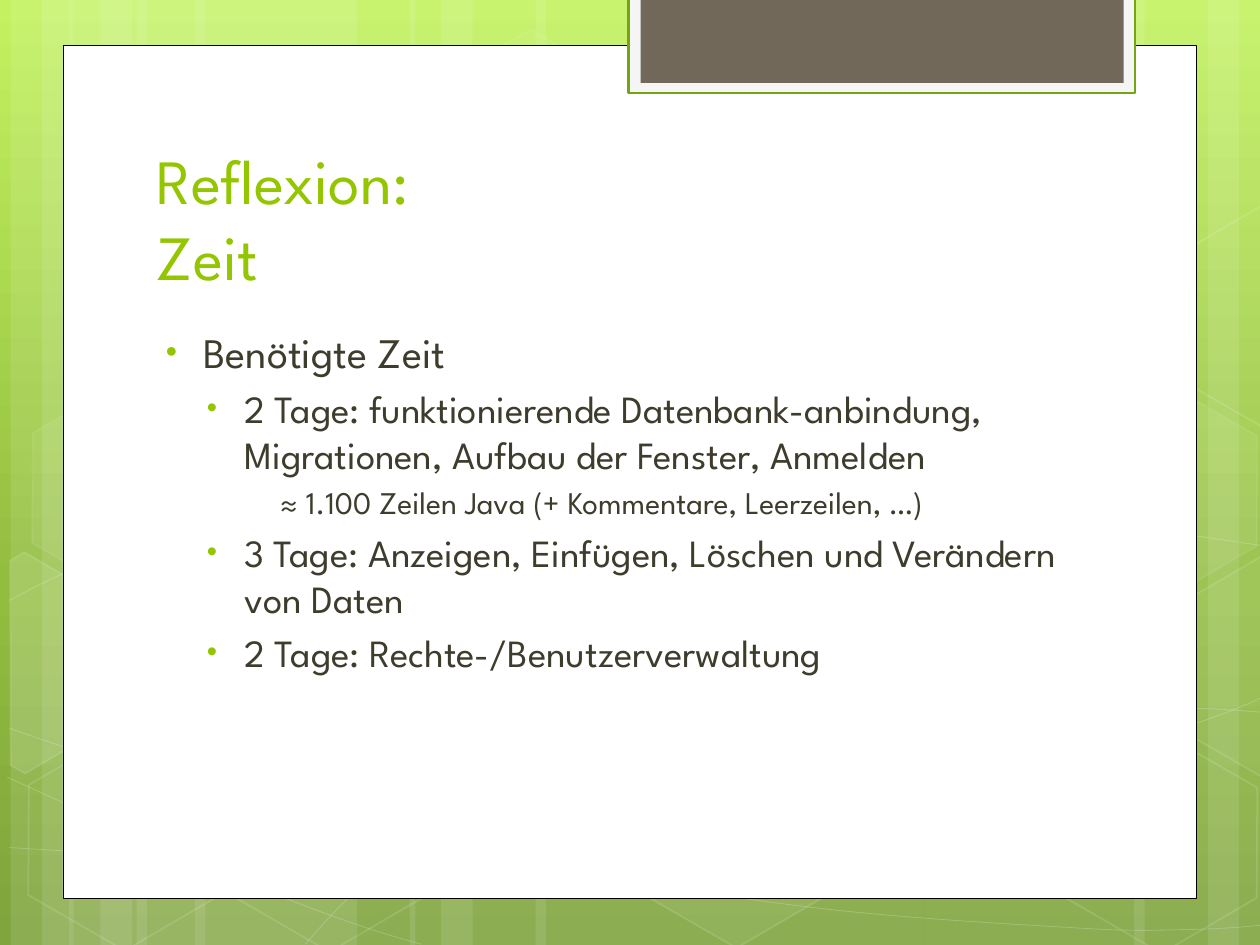
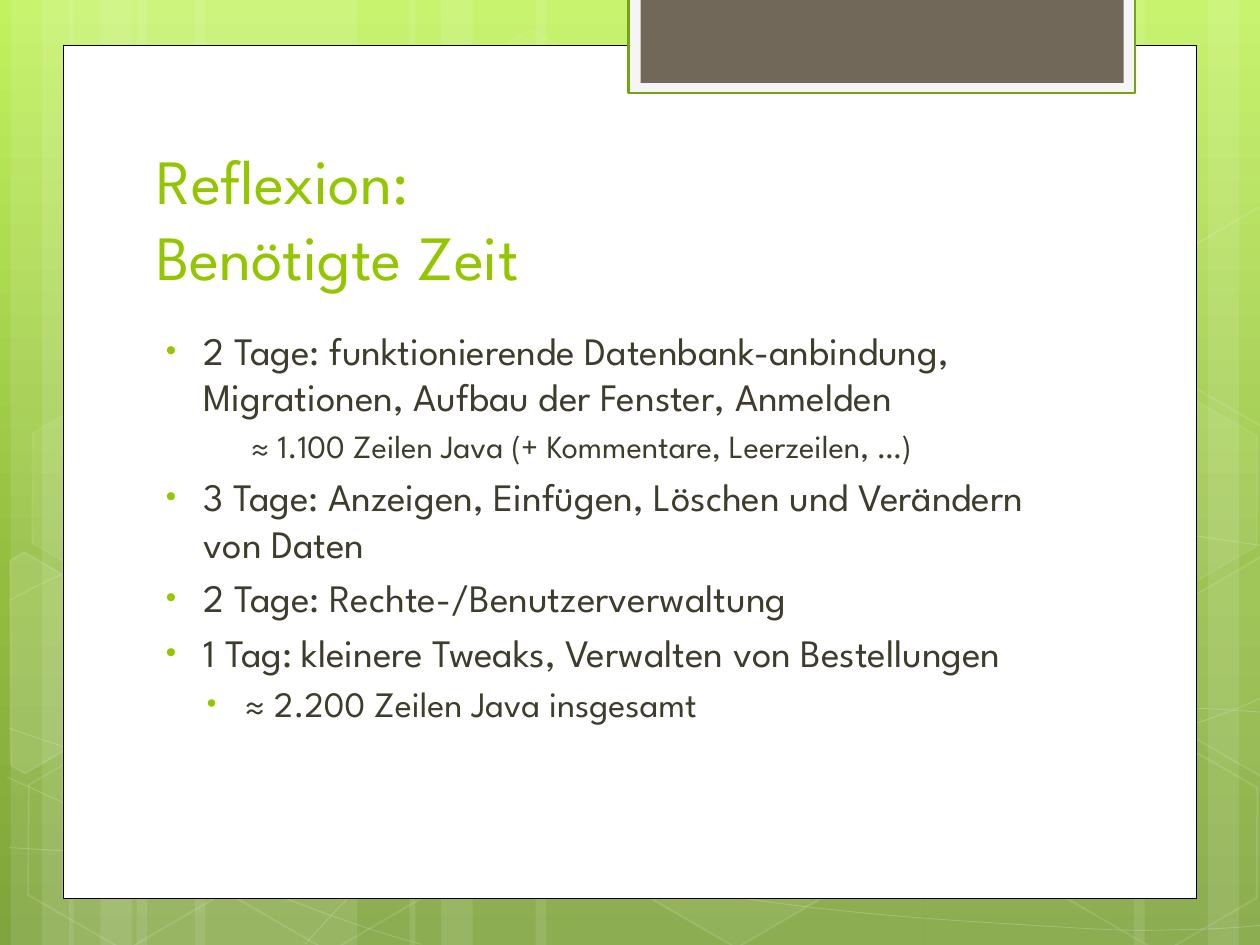
Before and after one commit to mabako/whz-db-ss12, a slide deck: slide 21 of Praesentation Datenbanken II.pptx (slide 20 before the commit). Drawn at 1260x945 pixels with LibreOffice and Linux fonts; fonts in the diff are those of the drawing. Boxes give left, top, right and bottom in pixels: in the first picture for what was removed or moved away, otherwise in the second. Text is boxed around its words. In the diff, an @@ line names an element or a change of style, - is before the commit and + after.

Commit message:
Präsentation

```diff
--- a/Praesentation Datenbanken II.pptx
+++ b/Praesentation Datenbanken II.pptx
@@ title at (x1=156, y1=160, x2=518, y2=294): text changed @@
-Reflexion:
-Zeit
+Reflexion:
+Benötigte Zeit
@@ text at (x1=204, y1=340, x2=446, y2=378): paragraph removed @@
-• Benötigte Zeit
@@ text at (x1=204, y1=338, x2=1024, y2=621): size 22 to 22.2 pt in "2 Tage: funktionierende Datenbank-anbindung, Migrationen, Au ...", "3 Tage: Anzeigen, Einfügen, Löschen und Verändern ...", "2 Tage: Rechte-/Benutzerverwaltung"; size 18 to 18.5 pt in "≈ 1.100 Zeilen Java (+ Kommentare, Leerzeilen, ..."; list level 2 to 1 in "2 Tage: funktionierende Datenbank-anbindung, Migrationen, ..."; list level 4 to 3 in "≈ 1.100 Zeilen Java (+ ..."; list level 2 to 1 in "3 Tage: Anzeigen, Einfügen, Löschen ..."; list level 2 to 1 in "2 Tage: Rechte-/Benutzerverwaltung" @@
@@ text at (x1=204, y1=640, x2=1001, y2=725): paragraphs added @@
+• 1 Tag: kleinere Tweaks, Verwalten von Bestellungen
+  • ≈ 2.200 Zeilen Java insgesamt
```
Also in this commit, not shown: 6 other slides changed, 2 slides added, 1 slide removed, 1 other file.
